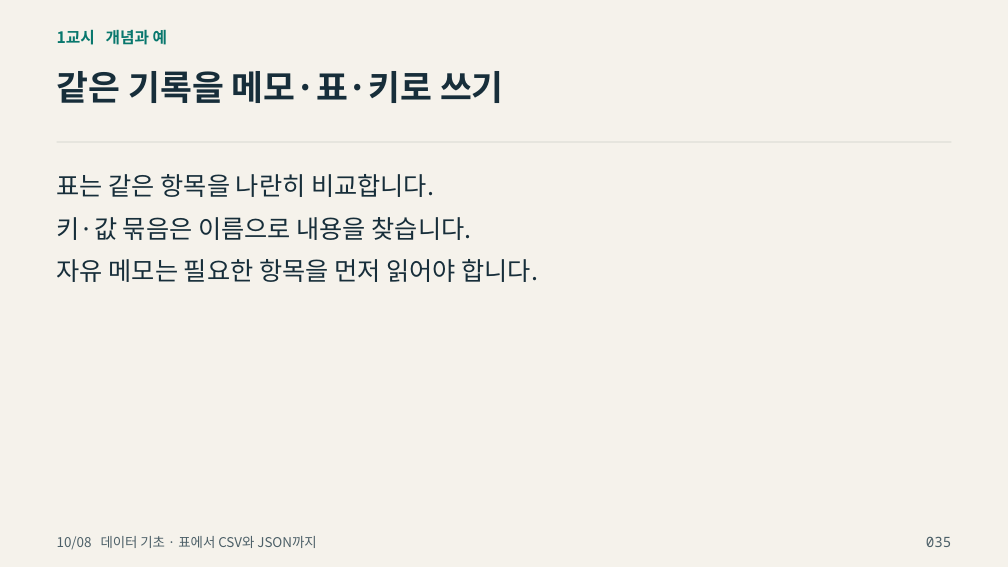
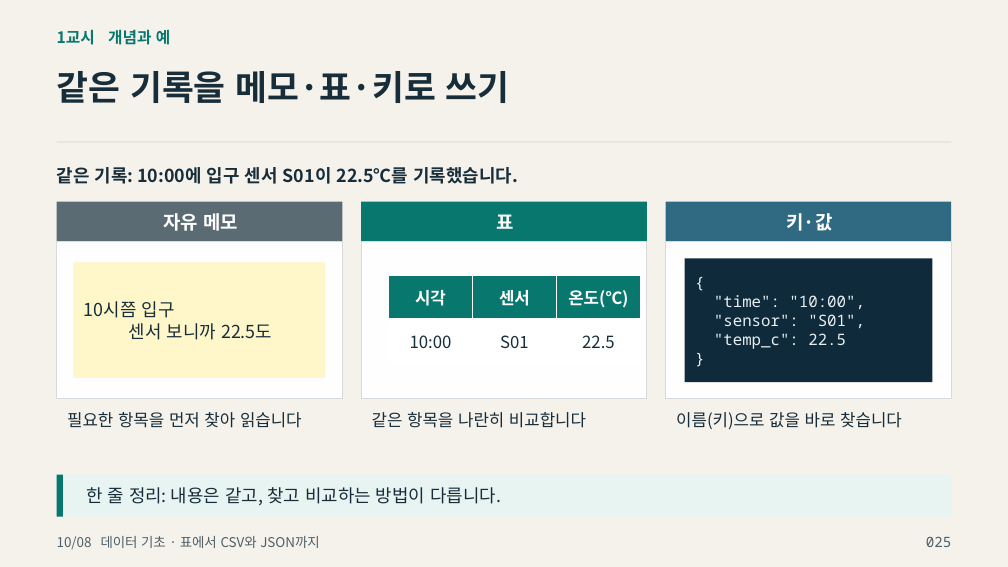
Before and after one commit to zeusk302-png/kdigital-physical-ai, a slide deck: slide 25 of downloads/2026-10-08/readable-slides.pptx (slide 35 before the commit). Drawn at 1008x567 pixels with LibreOffice and Linux fonts; fonts in the diff are those of the drawing; background and template pictures are left out. Boxes give left, top, right and bottom in pixels: in the first picture for what was removed or moved away, otherwise in the second. Text is boxed around its words. In the diff, an @@ line names an element or a change of style, - is before the commit and + after.

```diff
--- a/downloads/2026-10-08/readable-slides.pptx
+++ b/downloads/2026-10-08/readable-slides.pptx
@@ text added at [57,167,518,184], 17 pt, text #172E3A, bold @@
+같은 기록: 10:00에 입구 센서 S01이 22.5℃를 기록했습니다.
@@ rectangle added at [57,202,343,242], fill #5B6B74, 18 pt, text #FFFFFF, bold @@
+자유 메모
@@ rectangle added at [361,202,647,242], fill #08776D, 18 pt, text #FFFFFF, bold @@
+표
@@ rectangle added at [666,202,952,242], fill #2F6A82, 18 pt, text #FFFFFF, bold @@
+키·값
@@ rectangle added at [57,241,343,399], fill #FFFFFF at 96% opacity, outline #D5DBDE 1 pt @@
@@ rectangle added at [73,262,325,378], fill #FFF6C9, 17 pt, text #172E3A @@
+10시쯤 입구
+센서 보니까 22.5도
@@ rectangle added at [361,241,647,399], fill #FFFFFF at 96% opacity, outline #D5DBDE 1 pt @@
@@ rectangle added at [666,241,952,399], fill #FFFFFF at 96% opacity, outline #D5DBDE 1 pt @@
@@ rectangle added at [685,259,933,383], fill #0F2A3A, 15 pt, text #E6EEF1 @@
+{
+"time": "10:00",
+"sensor": "S01",
+"temp_c": 22.5
+}
@@ table added at [389,275,640,364], 2 rows, 3 columns @@
+시각 | 센서 | 온도(℃)
+10:00 | S01 | 22.5
@@ text at [67,412,302,428]: text changed; size 24 to 16 pt @@
-자유 메모는 필요한 항목을 먼저 읽어야 합니다.
+필요한 항목을 먼저 찾아 읽습니다
@@ text at [372,412,586,428]: text changed; size 24 to 16 pt @@
-표는 같은 항목을 나란히 비교합니다.
+같은 항목을 나란히 비교합니다
@@ text at [676,412,902,429]: text changed; size 24 to 16 pt @@
-키·값 묶음은 이름으로 내용을 찾습니다.
+이름(키)으로 값을 바로 찾습니다
@@ rectangle added at [57,475,951,517], fill #E7F4F1 @@
@@ rectangle added at [57,475,63,517], fill #08776D @@
@@ text added at [86,487,501,505], 17 pt, text #172E3A @@
+한 줄 정리: 내용은 같고, 찾고 비교하는 방법이 다릅니다.
@@ text at [926,537,951,547]: text changed @@
-035
+025
```
Also in this commit, not shown: 83 other slides changed, 33 slides added, 23 slides removed, 11 other files.
